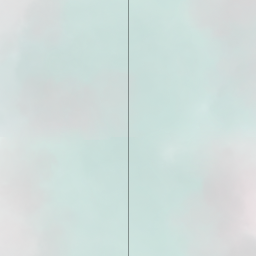
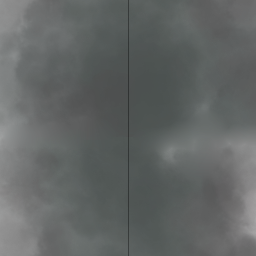
Layers edited between the first and the second 256px x 256px image:
painted on "Layer 2" over (0, 0, 256, 256)
